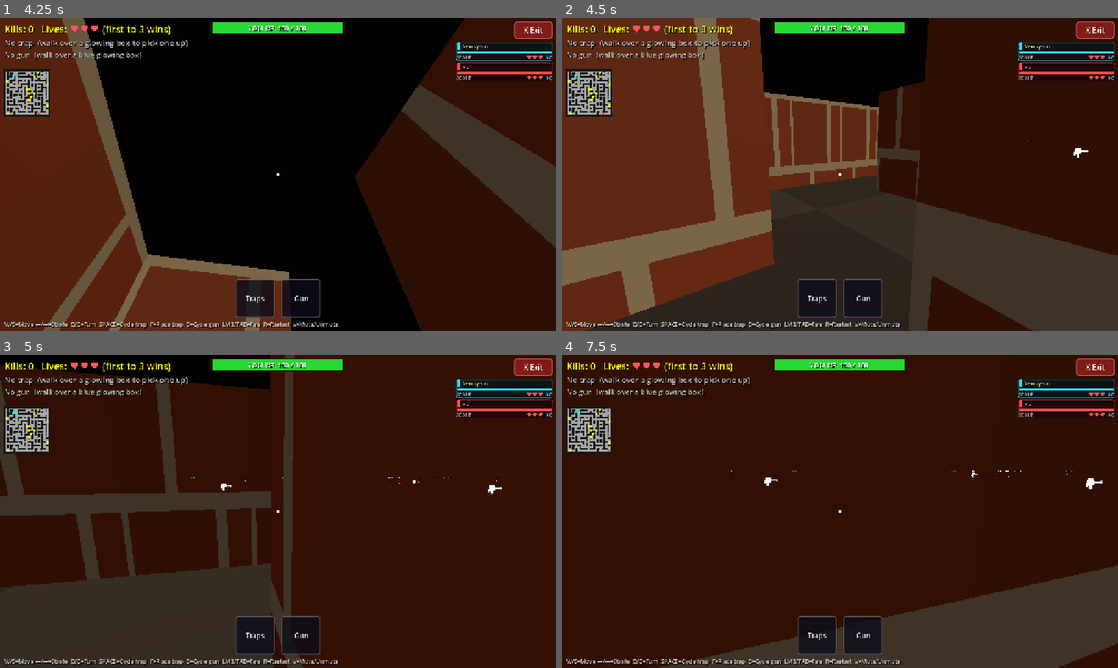
Above: before the commit, frames 1-4 (two rows, left to right).
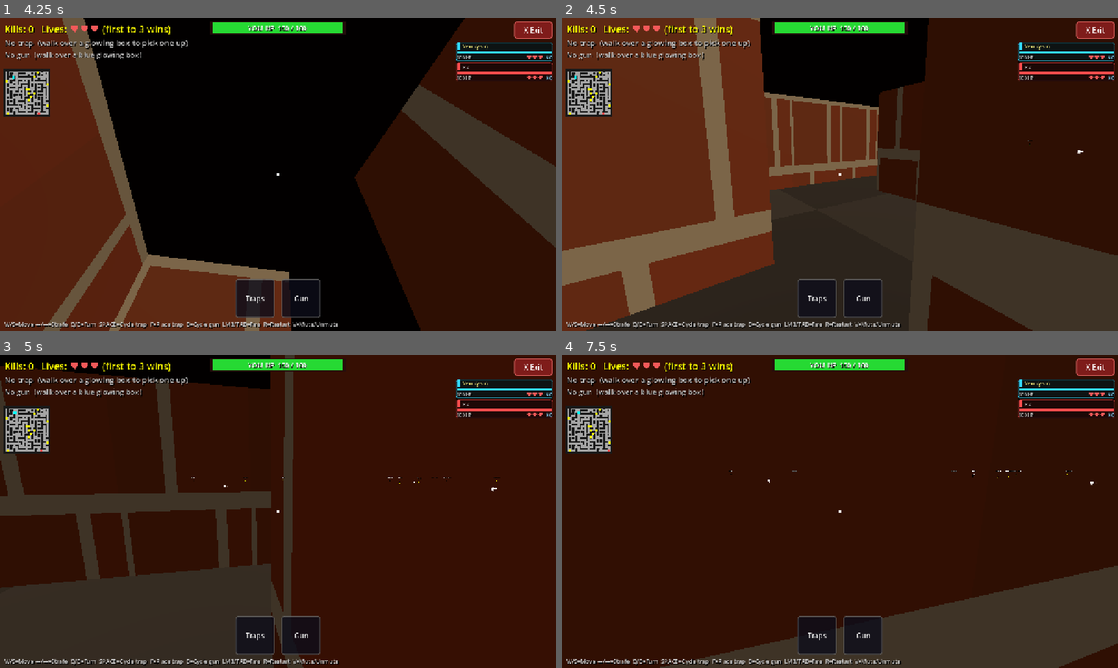
Above: after the commit, the same moments.

Repository: jyacine/trapbattle
Game: Godot game, scene res://scenes/Main.tscn
Same seed, same stepped clock (60 frames per second), same inputs: the game is played once before the commit and once after it.
Inputs (mouse positions are in pixels of both pictures, inside the frame that each line leads up to):
- Up to frame 1 (4.25 s): click "SINGLE PLAYER (vs Robot AI)" at 0.5 s; click "Traps" at 1.25 s; click "Gun" at 2 s; click "► [1] Empty" at 2.75 s; click "► [1] Empty" at 3.5 s
- Up to frame 2 (4.5 s): tap Enter at 4.25 s; move the mouse to (867, 174) at 4.27 s; hold Up (ui_up) from 4.28 s (still down); hold Q from 4.28 s (still down); click (867, 174) at 4.42 s
- Up to frame 3 (5 s): keep holding Up (ui_up); keep holding Q; tap Space at 4.52 s
- Up to frame 4 (7.5 s): keep holding Up (ui_up); move the mouse to (812, 511) at 5.02 s; release Q at 5.03 s; tap E at 5.1 s; tap Space at 5.27, 6.5, 6.77 s; move the mouse to (851, 505) at 5.77 s; tap F at 5.85 s; move the mouse to (834, 517) at 6.52 s; tap Tab at 6.6 s; click (834, 517) at 6.67 s; tap Enter at 7.25 s; move the mouse to (878, 514) at 7.27 s; tap B at 7.35 s

Frame 1 is identical in both runs. In frame 2, less than 0.1% of the frame differs, in the area x 92-95%, y 41-45%; in frame 3, less than 0.1%; in frame 4, less than 0.1%, in the area x 36-98%, y 37-43%.

Commit message:
fix: shrink gun pickup sprite3d size (0.018 -> 0.007)
Co-Authored-By: Claude Haiku 4.5 <noreply@anthropic.com>

Diff:
--- a/scripts/gun_box.gd
+++ b/scripts/gun_box.gd
@@ -81,7 +81,7 @@
 	# Gun icon sprite — always faces the player
 	_sprite = Sprite3D.new()
 	_sprite.texture = load(GUN_ICONS[gun_type])
-	_sprite.pixel_size = 0.018
+	_sprite.pixel_size = 0.007
 	_sprite.billboard = BaseMaterial3D.BILLBOARD_ENABLED
 	_sprite.no_depth_test = true
 	_sprite.position = Vector3(0, 0.8, 0)
